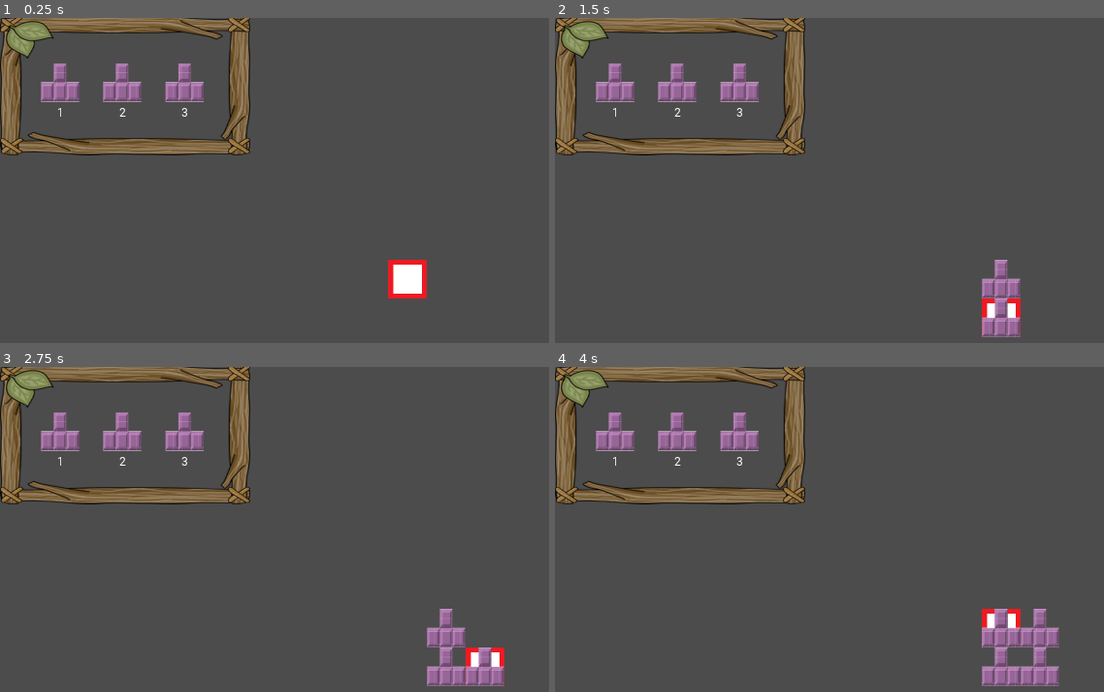
Above: before the commit, frames 1-4 (two rows, left to right).
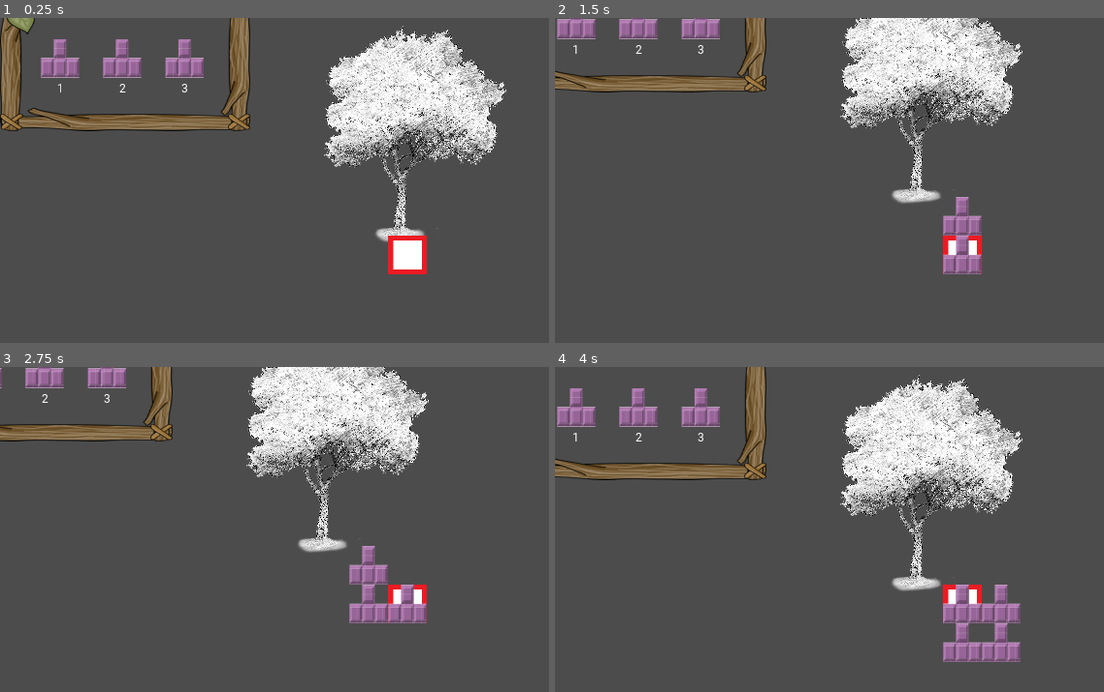
Above: after the commit, the same moments.

Repository: DEF-42/treeOfLife
Game: Godot game, scene res://Scenes/World.tscn
The game is run twice, just before and just after one commit, with the same random seed, the same clock (stepped at 60 frames per second) and the same inputs.
Inputs:
- Up to frame 1 (0.25 s): no input
- Up to frame 2 (1.5 s): tap Enter at 0.5 s; hold Right (ui_right) 0.53-1.28 s; tap Keypad 1 (numpad_1) at 0.6 s; tap Space at 1.25 s; hold Down (ui_down) from 1.28 s (still down); tap Keypad 2 (numpad_2) at 1.35 s
- Up to frame 3 (2.75 s): tap Enter at 2 s; release Down (ui_down) at 2.03 s; hold Right (ui_right) from 2.03 s (still down); tap Keypad 3 (numpad_3) at 2.1 s
- Up to frame 4 (4 s): tap Space at 2.75 s; release Right (ui_right) at 2.78 s; hold Up (ui_up) 2.78-3.53 s; tap Keypad 1 (numpad_1) at 2.85 s; tap Enter at 3.5 s; hold Left (ui_left) from 3.53 s (still down); tap Keypad 2 (numpad_2) at 3.6 s

The runs differ from the first frame. In frame 1, 22% of the frame differs, in the area x 0-93%, y 0-87%; in frame 2, 22%; in frame 3, 23%; in frame 4, 27%, in the area x 0-92%, y 0-99%.

Commit message:
Add tree and a camera view

Diff:
--- a/Scenes/Outside/Tree.tscn
+++ b/Scenes/Outside/Tree.tscn
@@ -1,3 +1,8 @@
-[gd_scene format=2]
+[gd_scene load_steps=2 format=2]
+
+[ext_resource path="res://Assets/Outside/tree_v0.png" type="Texture" id=1]
 
 [node name="Tree" type="Node2D"]
+
+[node name="Sprite" type="Sprite" parent="."]
+texture = ExtResource( 1 )
--- a/Scenes/Underground/Grid.tscn
+++ b/Scenes/Underground/Grid.tscn
@@ -14,3 +14,6 @@
 [node name="GridSelector" type="Sprite" parent="GridKinematic"]
 texture = ExtResource( 2 )
 centered = false
+
+[node name="Camera2D" type="Camera2D" parent="GridKinematic"]
+current = true
--- a/Scenes/World.tscn
+++ b/Scenes/World.tscn
@@ -1,9 +1,14 @@
-[gd_scene load_steps=3 format=2]
+[gd_scene load_steps=4 format=2]
 
 [ext_resource path="res://Scenes/Underground/Grid.tscn" type="PackedScene" id=1]
 [ext_resource path="res://Scenes/UI/RootSelector.tscn" type="PackedScene" id=2]
+[ext_resource path="res://Scenes/Outside/Tree.tscn" type="PackedScene" id=3]
 
 [node name="World" type="Node2D"]
+
+[node name="Tree" parent="." instance=ExtResource( 3 )]
+position = Vector2( 850, 292 )
+scale = Vector2( 0.4, 0.4 )
 
 [node name="Grid" parent="." instance=ExtResource( 1 )]
 position = Vector2( 0, 500 )
Binary file added: Assets/Outside/tree_v0.png
Not shown, added: Assets/Outside/tree_v0.png.import
